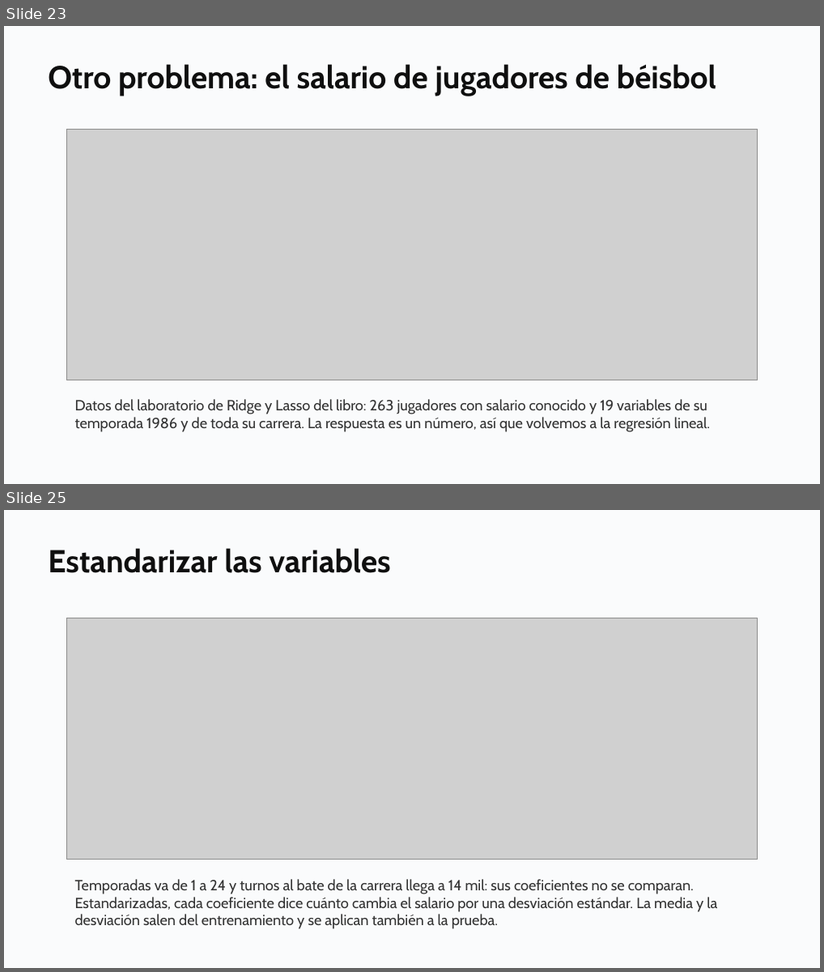
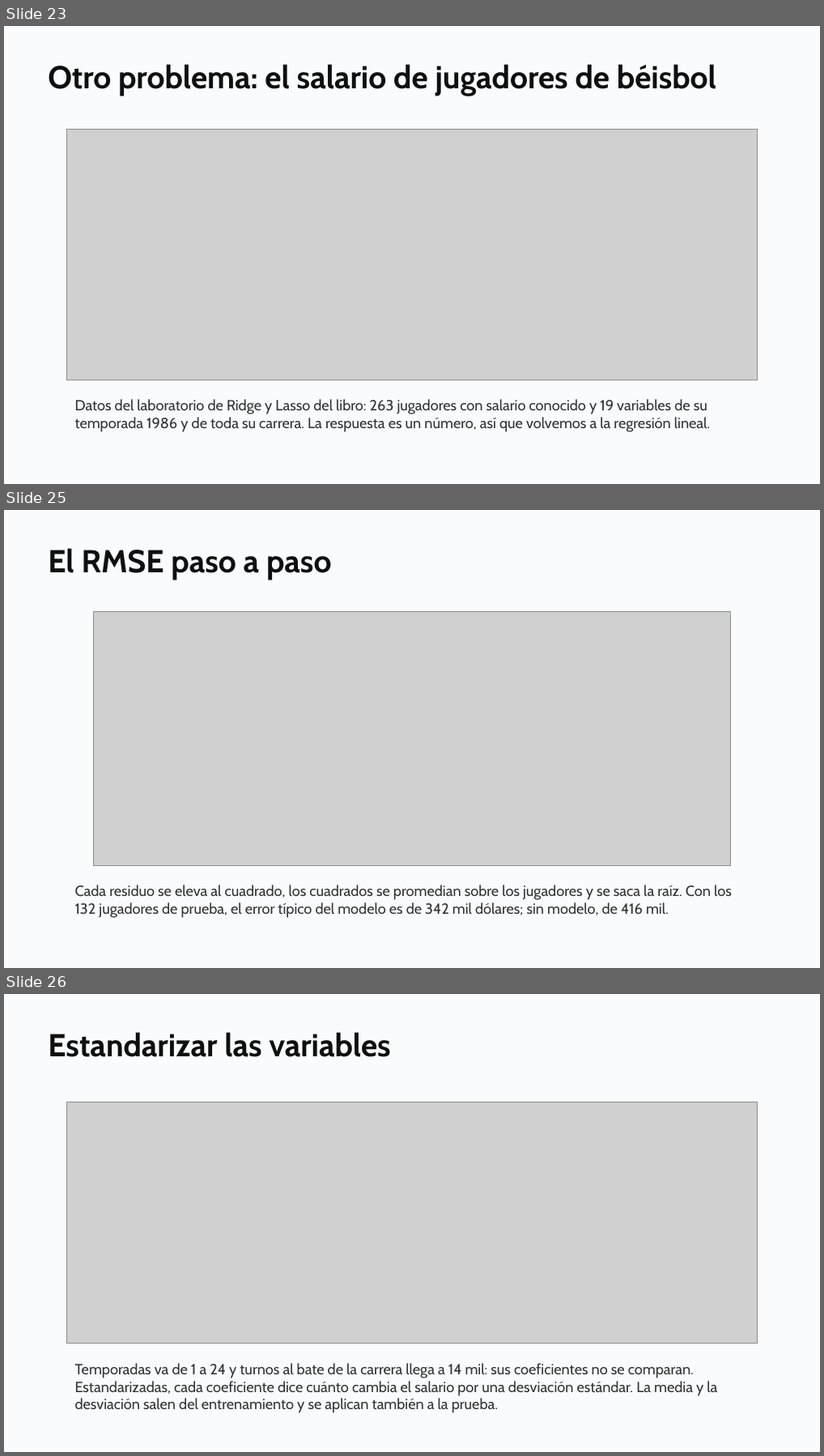
Before and after one commit to daniopitz/diplomado-cdd, a slide deck: presentaciones/clase07_evaluar_regularizar.pptx. Shown one above the other, each under a label of ours: slides 23 and 25 before the commit, slides 23, 25 and 26 after it; the slides between them are not shown. The pictures are 824x972 and 824x1456 pixels, drawn with LibreOffice and Linux fonts; fonts in the diff are those of the drawing; grey boxes stand for pictures. Boxes give left, top, right and bottom in pixels: in the first picture for what was removed or moved away, otherwise in the second. Text is boxed around its words. In the diff, an @@ line names an element or a change of style, - is before the commit and + after.

```diff
--- a/presentaciones/clase07_evaluar_regularizar.pptx
+++ b/presentaciones/clase07_evaluar_regularizar.pptx
@@ slide 25 added at <box>4,510,820,968</box>, background #FFFFFF @@
@@ rectangle added at <box>4,510,820,968</box>, fill #FAFBFC @@
@@ text added at <box>48,548,331,580</box>, 28 pt, text #0F0F0F, bold @@
+El RMSE paso a paso
@@ picture added at <box>93,612,731,866</box> @@
@@ text added at <box>75,885,732,918</box>, 13 pt, text #333333 @@
+Cada residuo se eleva al cuadrado, los cuadrados se promedian sobre los jugadores y se saca la raíz. Con los 132 jugadores de prueba, el error típico del modelo es de 342 mil dólares; sin modelo, de 416 mil.
@@ what was slide 25 is now slide 26 @@
```
Also in this commit, not shown: 1 slide changed, 3 other files.
